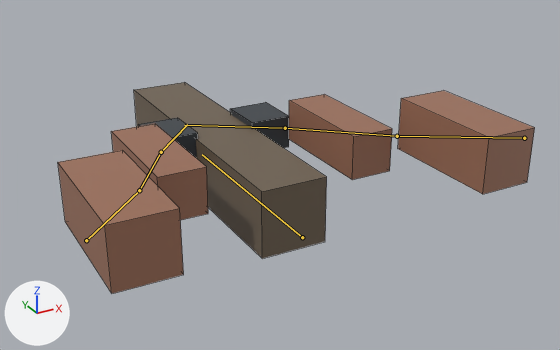
One commit to the FBX model stw-o3de/Project/Assets/IndustrialYard/STW_INDUSTRIAL_YARD_01/FirstPerson/profiles/STW_RIFLE_03/STW_RIFLE_03_inspect.fbx: the scene before it, then after it.
Both versions are drawn from a camera (50 mm lens) standing at (-0.71, -1.195, 1.197) and looking at (0.079, 0.239, 0.48). The axes (+X, +Y, +Z) are drawn at lower left. The lights are the same throughout. The first picture is the older version. The bones that change, and the others that lie on the model, are drawn over the model as lines. Mesh edges are drawn as thin lines.

In view in the first picture: 'STW_RIFLE_03_Body', 'STW_RIFLE_03_Fore_L', 'STW_RIFLE_03_Fore_R', 'STW_RIFLE_03_Hand_L', 'STW_RIFLE_03_Hand_R', 'STW_RIFLE_03_Upper_L', 'STW_RIFLE_03_Upper_R'.
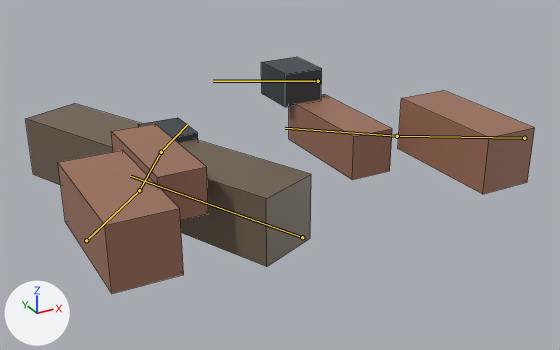
The newer file adds an action. The first version stands in its rest pose; the second is drawn at frame 28 of the action 'inspect'.

Changed parts and their boxes [x1, y1, x2, y2] in the pictures (560 x 350 px):
'STW_RIFLE_03_Body', posed (47% wider, 7% shorter): before [134, 82, 327, 259]; after [26, 103, 311, 267]
'STW_RIFLE_03_Hand_R', posed: before [230, 102, 289, 148]; after [261, 57, 322, 107]
bone 'weapon', root to tip: before (302, 237) to (202, 154); after (302, 237) to (130, 176)
bone 'hand_R', root to tip: before (285, 128) to (184, 125); after (318, 81) to (213, 81)

The edits, one by one:
Bone 'weapon' (bone_weapon) turns from (0, 0, 0) to (0, 0, 24) degrees about its own x, y and z.
Bone 'hand_R' (bone_hand_r) moves from (0.0, 0.0, 0.0) to (0.04, -0.08, 0.108).
